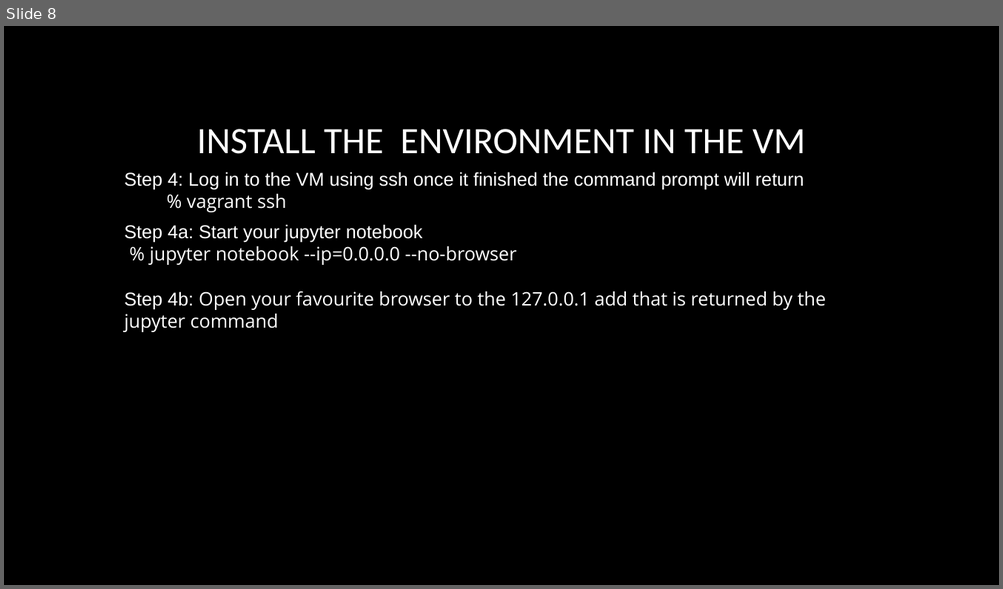
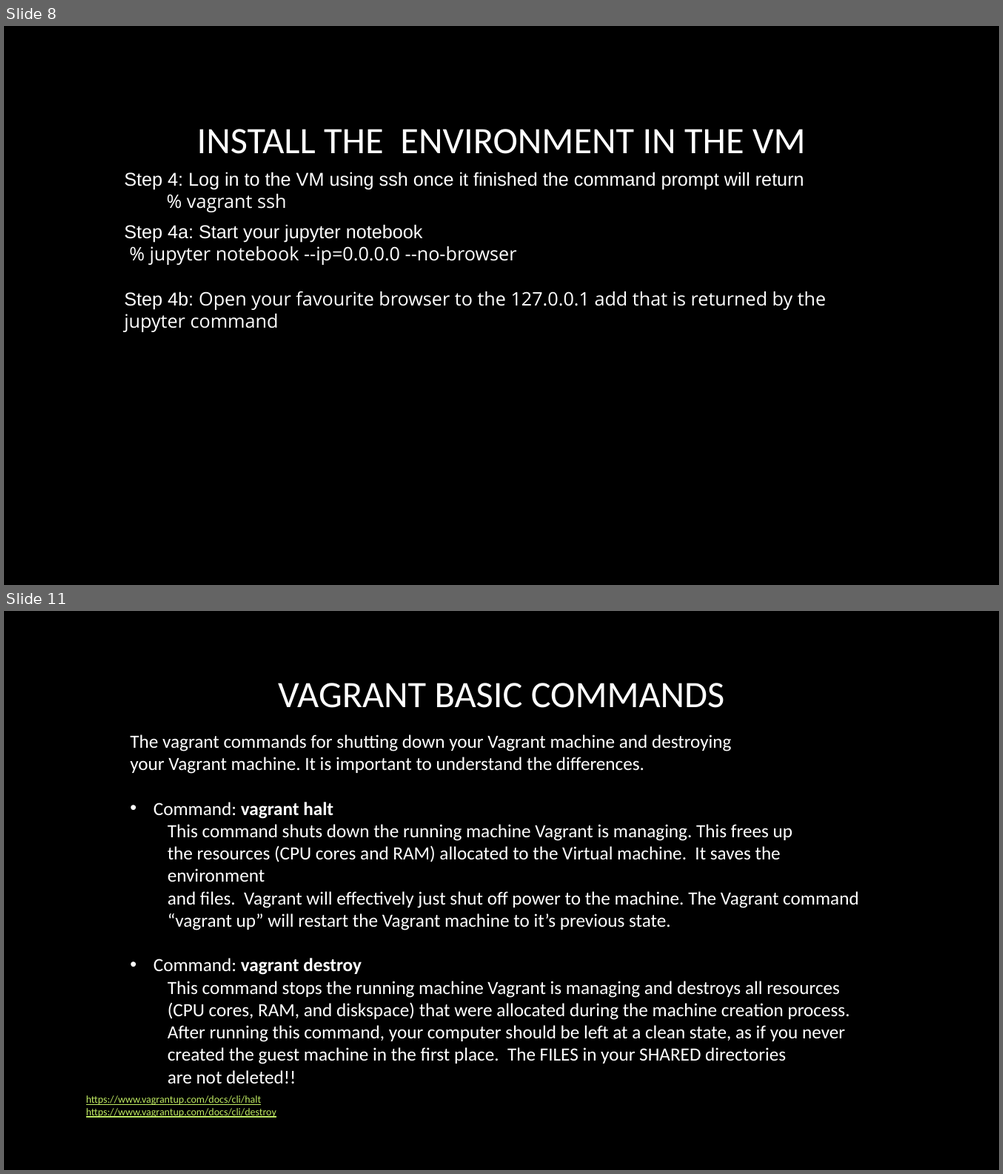
Before and after one commit to adrianopolpo/stat1400, a slide deck: VM_instructions.pptx. Shown one above the other, each under a label of ours: slide 8 before the commit, slides 8 and 11 after it; the slides between them are not shown. The pictures are 1003x589 and 1003x1174 pixels, drawn with LibreOffice and Linux fonts; fonts in the diff are those of the drawing; background and template pictures are left out. Boxes give left, top, right and bottom in pixels: in the first picture for what was removed or moved away, otherwise in the second. Text is boxed around its words. In the diff, an @@ line names an element or a change of style, - is before the commit and + after.

```diff
--- a/VM_instructions.pptx
+++ b/VM_instructions.pptx
@@ slide 11 added at [4,611,999,1170], background picture (left out) @@
@@ title added at [278,683,725,708], 36 pt, text #FFFFFF @@
+VAGRANT BASIC COMMANDS
@@ text added at [130,735,859,1084], 18 pt, text #FFFFFF @@
+The vagrant commands for shutting down your Vagrant machine and destroying
+your Vagrant machine. It is important to understand the differences.
+• Command: vagrant halt
+  This command shuts down the running machine Vagrant is managing. This frees up
+  the resources (CPU cores and RAM) allocated to the Virtual machine. It saves the environment
+  and files. Vagrant will effectively just shut off power to the machine. The Vagrant command
+  “vagrant up” will restart the Vagrant machine to it’s previous state.
+• Command: vagrant destroy
+  This command stops the running machine Vagrant is managing and destroys all resources
+  (CPU cores, RAM, and diskspace) that were allocated during the machine creation process.
+  After running this command, your computer should be left at a clean state, as if you never
+  created the guest machine in the first place. The FILES in your SHARED directories
+  are not deleted!!
@@ text added at [86,1096,276,1118], 10 pt, text #BFE962, underline @@
+https://www.vagrantup.com/docs/cli/halt
+https://www.vagrantup.com/docs/cli/destroy
```
Also in this commit, not shown: 1 slide changed, 1 other slide added, 1 other file.
